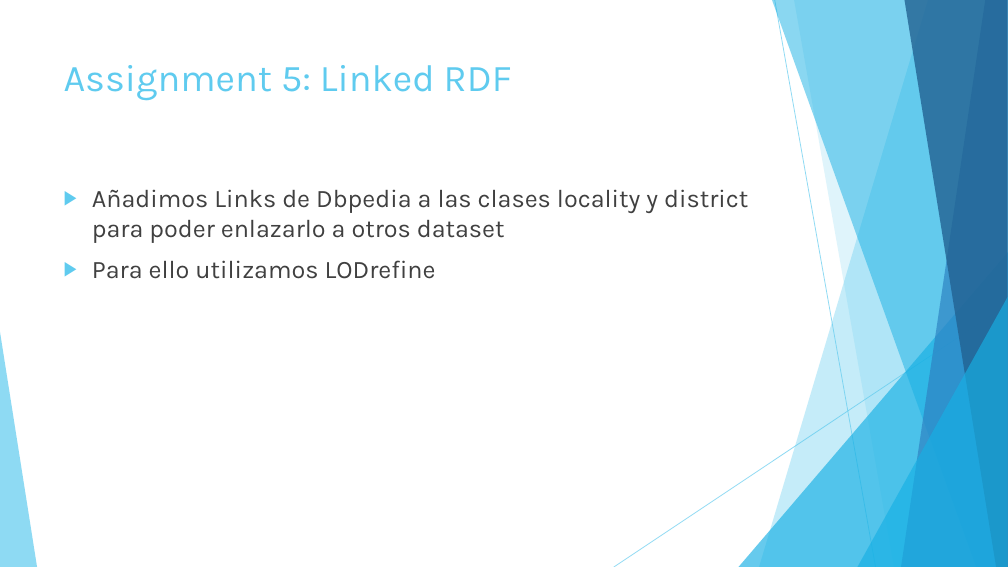
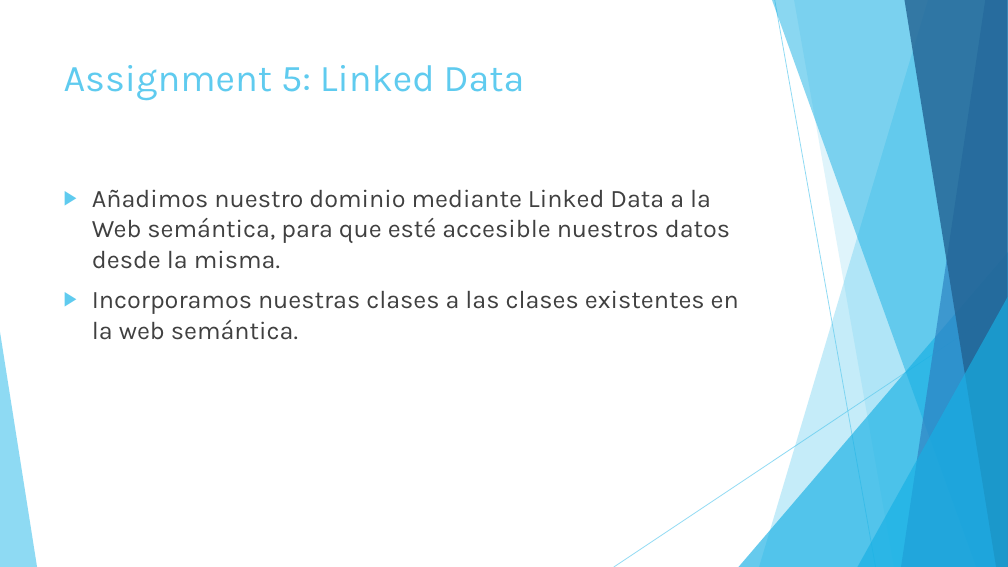
Before and after one commit to FacultadInformatica-LinkedData/Curso2017-2018, a slide deck: slide 7 of HandsOn/Group05/Web semántica G05.pptx. Drawn at 1008x567 pixels with LibreOffice and Linux fonts; fonts in the diff are those of the drawing. Boxes give left, top, right and bottom in pixels: in the first picture for what was removed or moved away, otherwise in the second. Text is boxed around its words. In the diff, an @@ line names an element or a change of style, - is before the commit and + after.

```diff
--- a/HandsOn/Group05/Web semántica G05.pptx
+++ b/HandsOn/Group05/Web semántica G05.pptx
@@ title at box(64, 65, 525, 101): text changed @@
-Assignment 5: Linked RDF
+Assignment 5: Linked Data
@@ text at box(92, 189, 739, 340): text changed @@
-▶ Añadimos Links de Dbpedia a las clases locality y district para poder enlazarlo a otros dataset
-▶ Para ello utilizamos LODrefine
+▶ Añadimos nuestro dominio mediante Linked Data a la Web semántica, para que esté accesible nuestros datos desde la misma.
+▶ Incorporamos nuestras clases a las clases existentes en la web semántica.
```
Also in this commit, not shown: 1 other slide changed.
